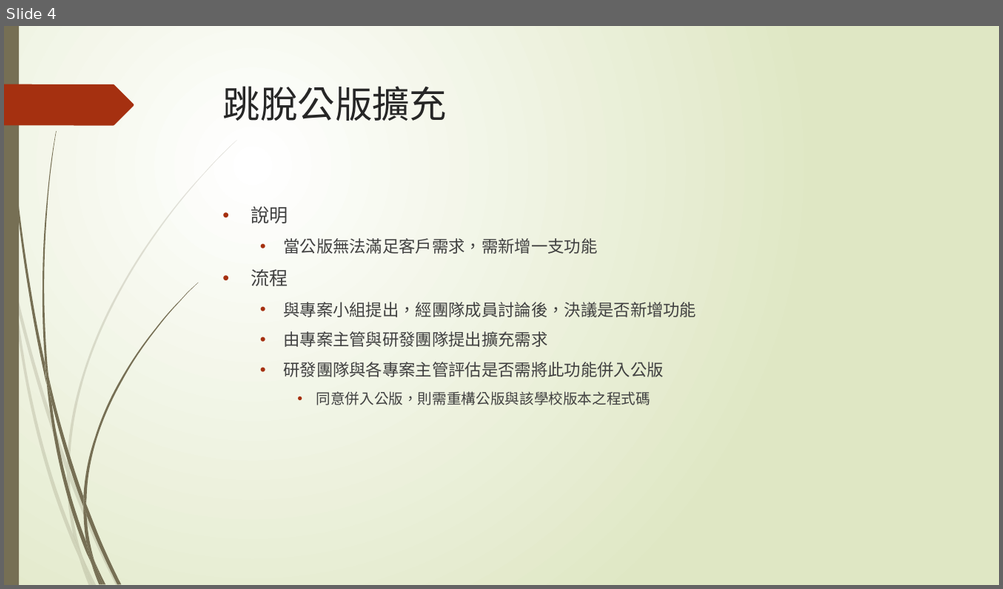
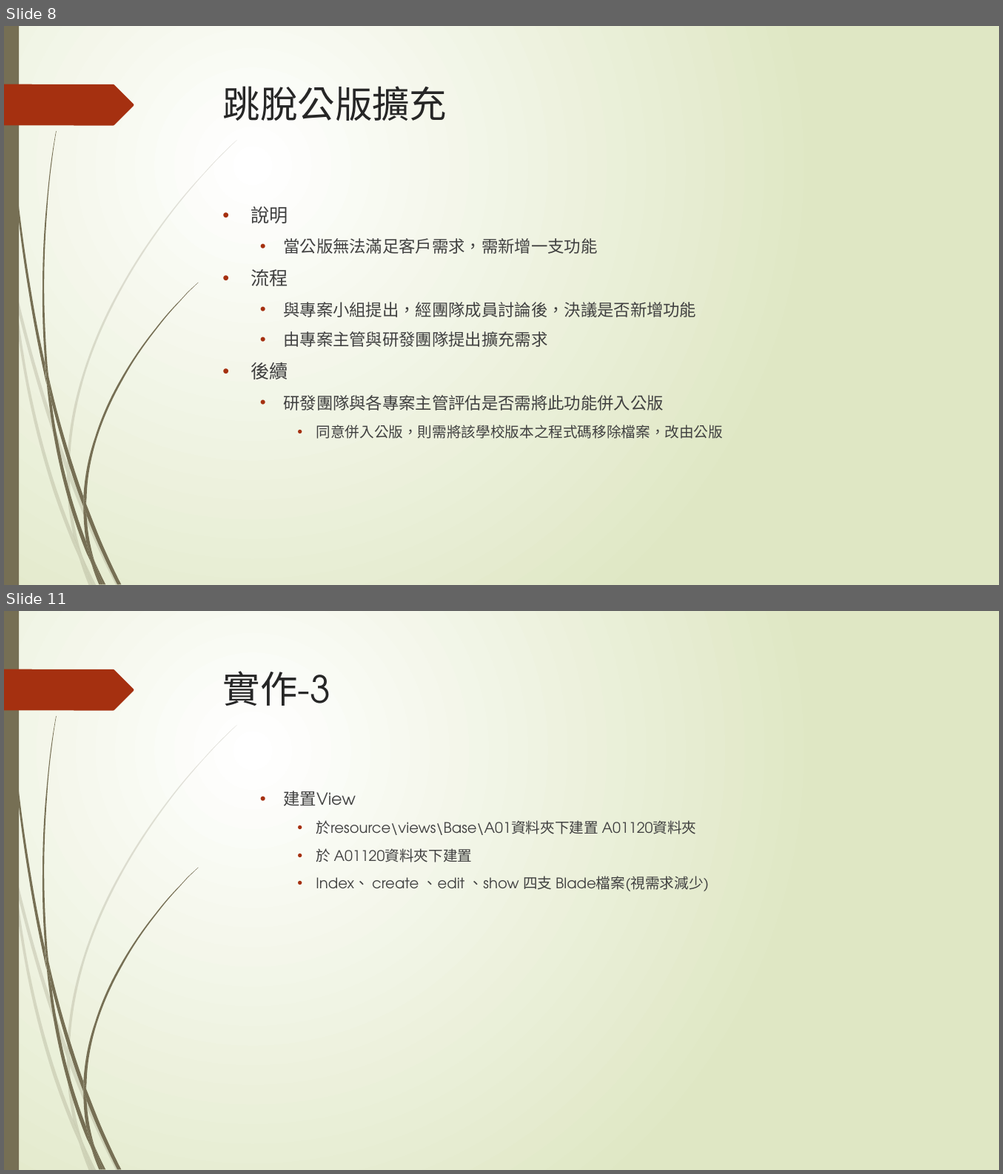
Before and after one commit to TaiwanChuChu/SampleDP, a slide deck: 先傑軟工策略小組.pptx. Shown one above the other, each under a label of ours: slide 4 before the commit, slides 8 and 11 after it; the slides between them are not shown. The pictures are 1003x589 and 1003x1174 pixels, drawn with LibreOffice and Linux fonts; fonts in the diff are those of the drawing. Boxes give left, top, right and bottom in pixels: in the first picture for what was removed or moved away, otherwise in the second. Text is boxed around its words. In the diff, an @@ line names an element or a change of style, - is before the commit and + after.

```diff
--- a/先傑軟工策略小組.pptx
+++ b/先傑軟工策略小組.pptx
@@ slide 11 added at [4,611,999,1170], background gradient #FFFFFF to #DFE8C4; not listed: 24 template elements that a slide beside it also shows @@
@@ title added at [223,671,330,706], 36 pt, text #262626 @@
+實作-3
@@ text added at [283,791,708,891], 14 pt, text #404040 @@
+  • 建置View
+    • 於resource\views\Base\A01資料夾下建置 A01120資料夾
+    • 於 A01120資料夾下建置
+    • Index、 create 、edit 、show 四支 Blade檔案(視需求減少)
@@ what was slide 4 is now slide 8 @@
@@ slide 8 changed as well @@
@@ text at [250,363,287,380]: paragraph added @@
+• 後續
@@ text at [316,425,723,439]: text changed @@
-    • 同意併入公版，則需重構公版與該學校版本之程式碼
+    • 同意併入公版，則需將該學校版本之程式碼移除檔案，改由公版
```
Also in this commit, not shown: 3 other slides changed, 8 other slides added, 1 slide removed, 20 other files.
